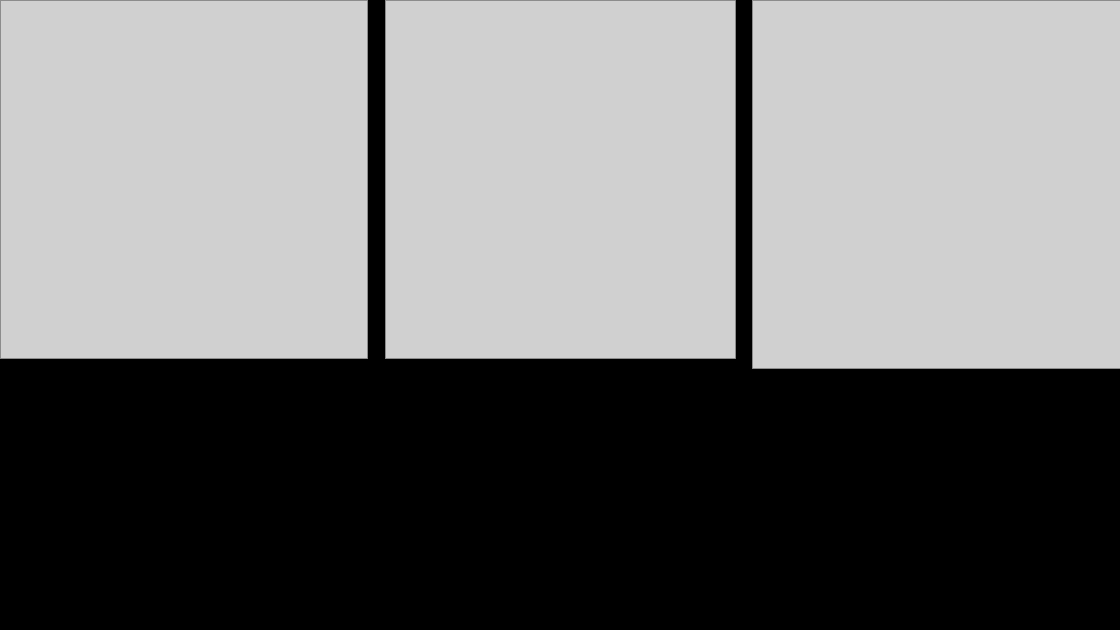
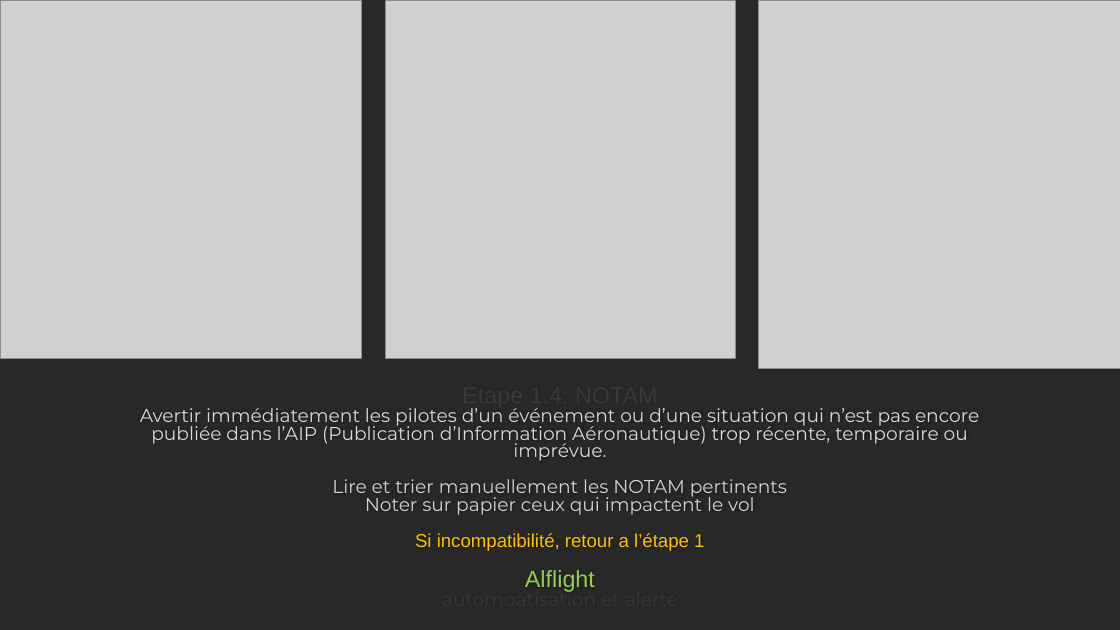
Before and after one commit to Ne0hermes/alflight, a slide deck: slide 6 of ALFlight_Presentation_Complete.pptx. Drawn at 1120x630 pixels with LibreOffice and Linux fonts; fonts in the diff are those of the drawing; grey boxes stand for pictures. Boxes give left, top, right and bottom in pixels: in the first picture for what was removed or moved away, otherwise in the second. Text is boxed around its words. In the diff, an @@ line names an element or a change of style, - is before the commit and + after.

```diff
--- a/ALFlight_Presentation_Complete.pptx
+++ b/ALFlight_Presentation_Complete.pptx
@@ background #000000 to #282828 @@
@@ picture: place and size @@
-picture at (0, 0, 367, 359)
+picture at (0, 0, 361, 359)
@@ picture: place and size @@
-picture at (753, 0, 1120, 368)
+picture at (759, 0, 1120, 368)
@@ title added at (140, 382, 979, 592), 16 pt, text #DADADA @@
+Étape 1.4: NOTAM
+Avertir immédiatement les pilotes d’un événement ou d’une situation qui n’est pas encore publiée dans l’AIP (Publication d’Information Aéronautique) trop récente, temporaire ou imprévue.
+Lire et trier manuellement les NOTAM pertinents
+Noter sur papier ceux qui impactent le vol
+Si incompatibilité, retour a l’étape 1
+Alflight
+automoatisation et alerte
```
Also in this commit, not shown: 28 other slides changed, 5 slides added, 1 slide removed, 34 other files.
